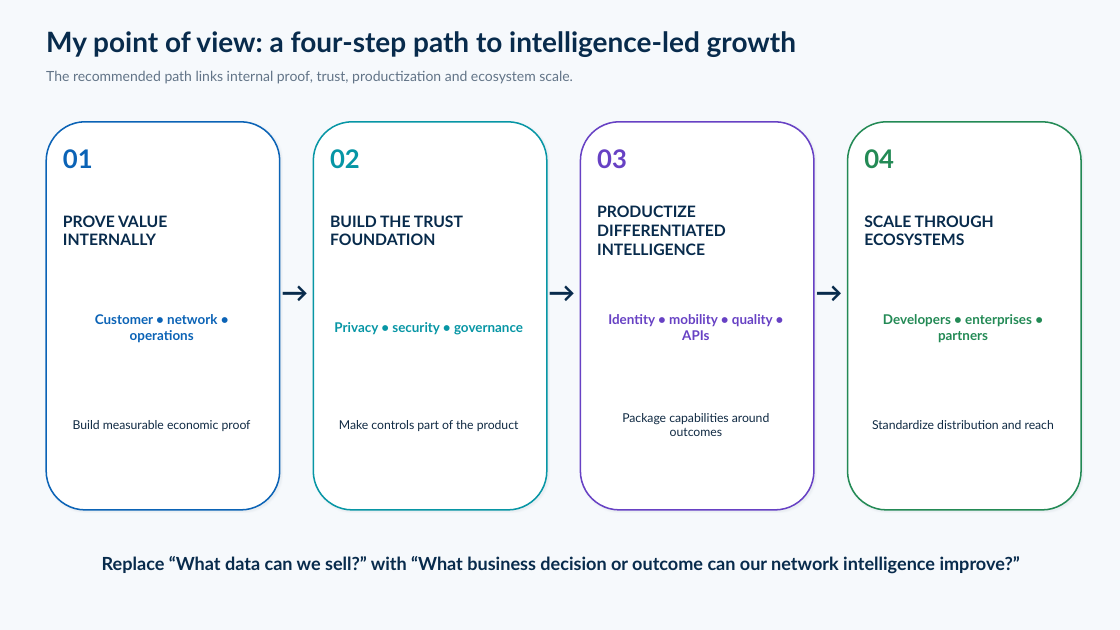
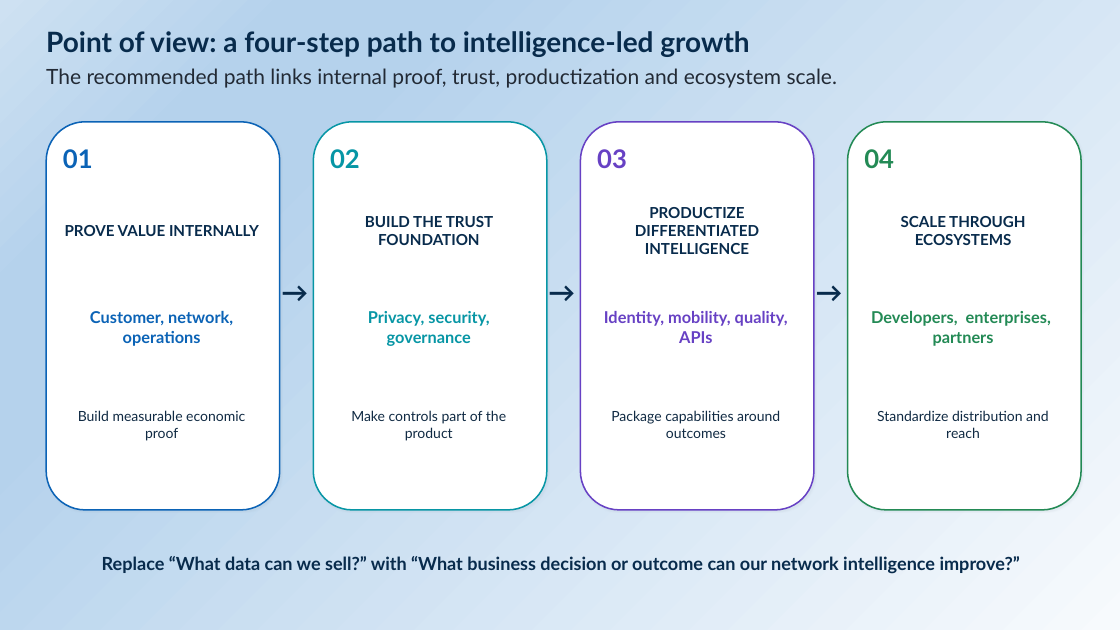
Before and after one commit to rajkamal1410/Invent-Telco-AI-Initiatives, a slide deck: slide 14 of documents/Intelligent_Telco_Infographic_Rich_Presentation.pptx (slide 15 before the commit). Drawn at 1120x630 pixels with LibreOffice and Linux fonts; fonts in the diff are those of the drawing. Boxes give left, top, right and bottom in pixels: in the first picture for what was removed or moved away, otherwise in the second. Text is boxed around its words. In the diff, an @@ line names an element or a change of style, - is before the commit and + after.

```diff
--- a/documents/Intelligent_Telco_Infographic_Rich_Presentation.pptx
+++ b/documents/Intelligent_Telco_Infographic_Rich_Presentation.pptx
@@ background #F6F9FC to gradient #F7FAFD to #B5D2EC to #CEE1F2 @@
@@ text at box(46, 31, 749, 57): text changed @@
-My point of view: a four-step path to intelligence-led growth
+Point of view: a four-step path to intelligence-led growth
@@ text "The recommended path links internal ..." at box(46, 68, 838, 88): size 12 to 18 pt, text colour #627487 to #222A35 @@
@@ size 13.5 to 13 pt; alignment left to centre in 4 elements at box(65, 225, 259, 236), box(365, 216, 493, 245), box(901, 216, 1025, 245), box(635, 207, 759, 254) @@
@@ text "PRODUCTIZE DIFFERENTIATED INTELLIGENCE": place and size @@
-text "PRODUCTIZE DIFFERENTIATED INTELLIGENCE" at box(597, 205, 726, 255)
+text "PRODUCTIZE DIFFERENTIATED INTELLIGENCE" at box(635, 207, 759, 254)
@@ text at box(90, 311, 233, 346): text changed; size 11.5 to 14 pt @@
-Customer • network • operations
+Customer, network, operations
@@ text at box(368, 311, 489, 346): text changed; size 11.5 to 14 pt @@
-Privacy • security • governance
+Privacy, security, governance
@@ text at box(604, 311, 788, 343): text changed; size 11.5 to 14 pt @@
-Identity • mobility • quality • APIs
+Identity, mobility, quality, APIs
@@ text at box(871, 311, 1051, 346): text changed; size 11.5 to 14 pt @@
-Developers • enterprises • partners
+Developers, enterprises, partners
@@ size 10.5 to 12 pt in 4 elements at box(78, 410, 245, 441), box(351, 410, 506, 441), box(611, 410, 780, 438), box(877, 410, 1049, 438) @@
```
Also in this commit, not shown: 13 other slides changed, 1 slide removed, 7 other files.
